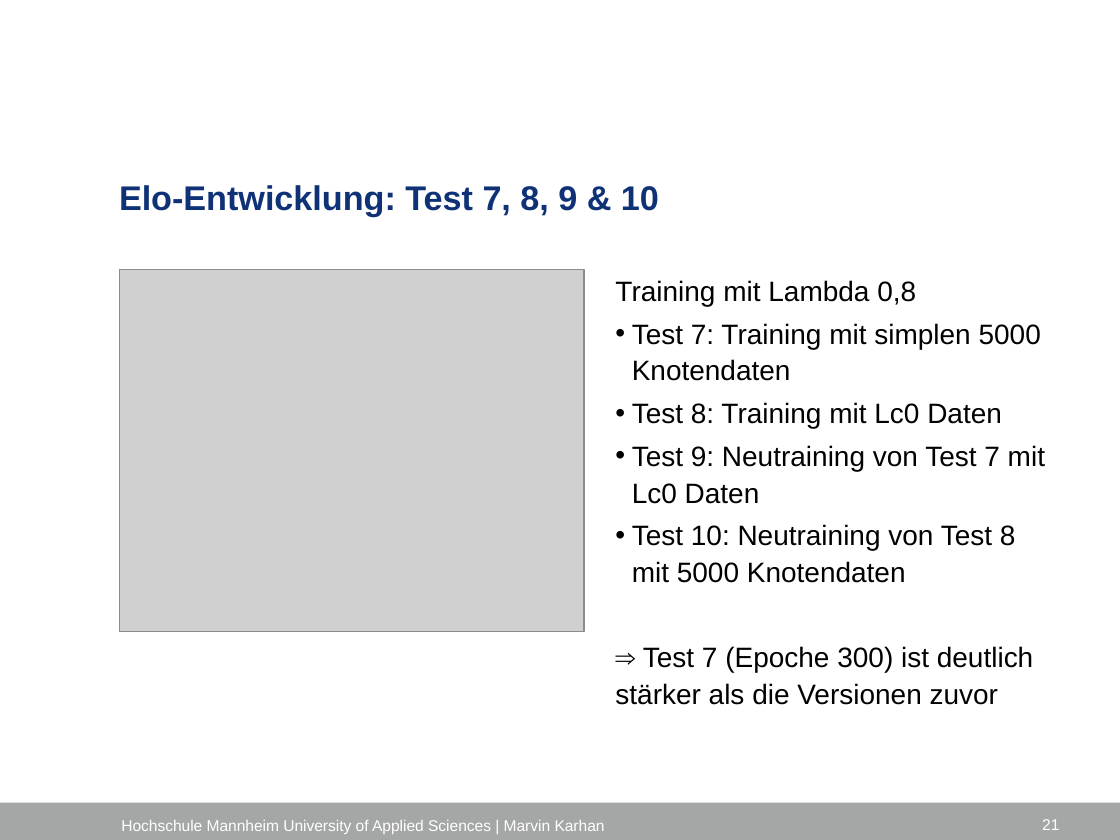
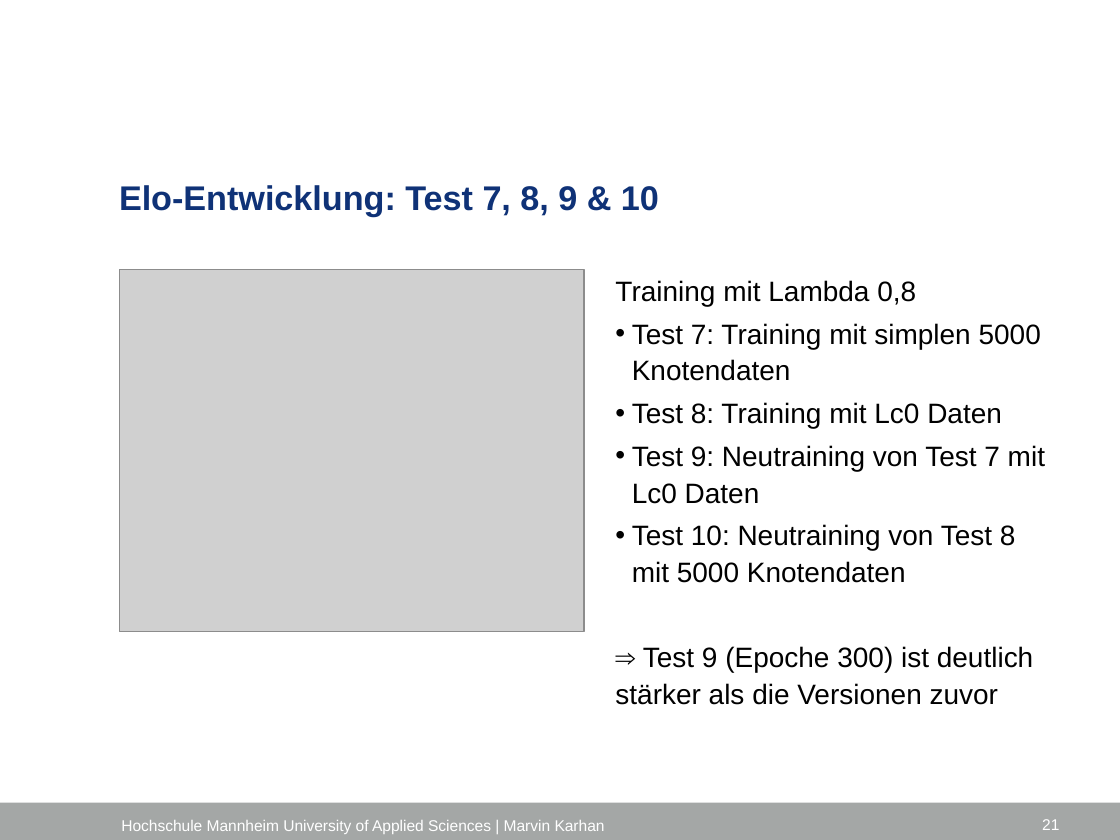
Before and after one commit to marvinkarhan/Bachelorarbeit, a slide deck: slide 21 of latex/Kolloquium/Kolloquium_Marvin_Karhan.pptx. Drawn at 1120x840 pixels with LibreOffice and Linux fonts; fonts in the diff are those of the drawing; grey boxes stand for pictures; background and template pictures are left out. Boxes give left, top, right and bottom in pixels: in the first picture for what was removed or moved away, otherwise in the second. Text is boxed around its words. In the diff, an @@ line names an element or a change of style, - is before the commit and + after.

```diff
--- a/latex/Kolloquium/Kolloquium_Marvin_Karhan.pptx
+++ b/latex/Kolloquium/Kolloquium_Marvin_Karhan.pptx
@@ text at (615,646,1033,705): text changed @@
-  ⇒ Test 7 (Epoche 300) ist deutlich stärker als die Versionen zuvor
+  ⇒ Test 9 (Epoche 300) ist deutlich stärker als die Versionen zuvor
```
Also in this commit, not shown: 2 other slides changed.
